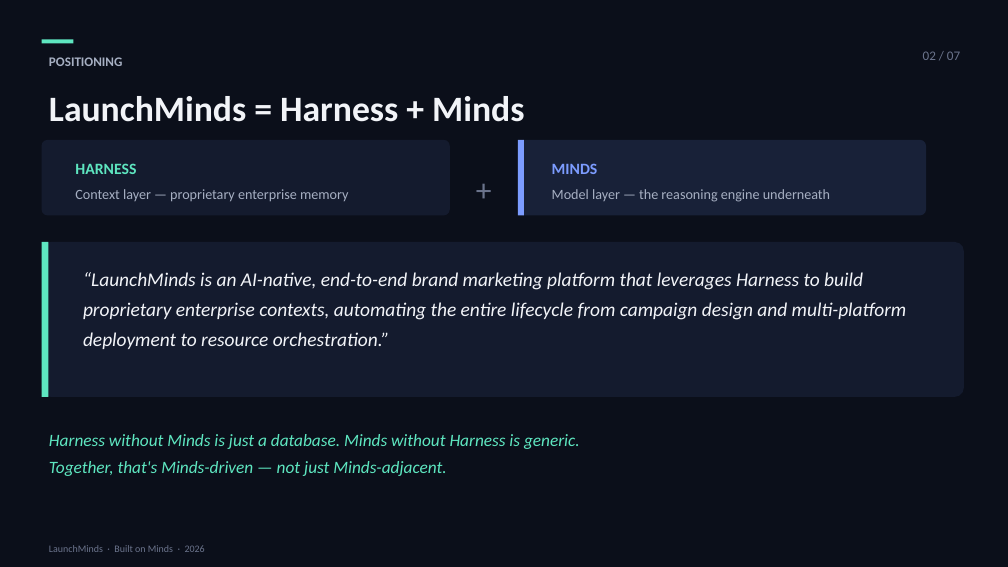
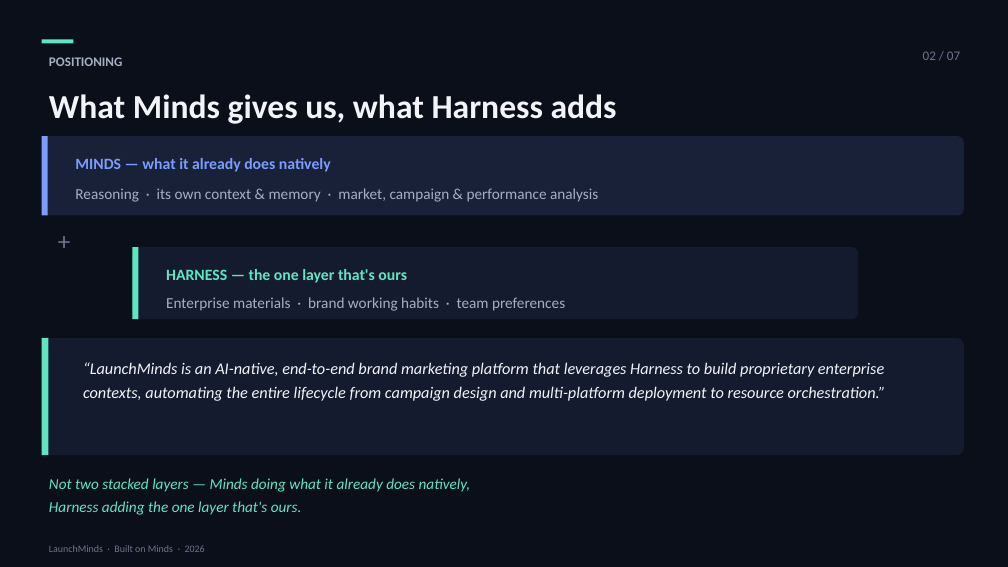
Before and after one commit to dingjoys/focus-mind, a slide deck: slide 3 of presentations/launchminds-agent-evolution-2026-08/launchminds-deck.pptx. Drawn at 1008x567 pixels with LibreOffice and Linux fonts; fonts in the diff are those of the drawing. Boxes give left, top, right and bottom in pixels: in the first picture for what was removed or moved away, otherwise in the second. Text is boxed around its words. In the diff, an @@ line names an element or a change of style, - is before the commit and + after.

```diff
--- a/presentations/launchminds-agent-evolution-2026-08/launchminds-deck.pptx
+++ b/presentations/launchminds-agent-evolution-2026-08/launchminds-deck.pptx
@@ text at (49,94,617,124): text changed; size 34 to 32 pt @@
-LaunchMinds = Harness + Minds
+What Minds gives us, what Harness adds
@@ rounded rectangle: place and size @@
-rounded rectangle at (42,140,450,216)
+rounded rectangle at (42,136,964,216)
@@ rounded rectangle at (42,136,964,216): fill #141B2E to #182138 @@
@@ rectangle: place and size @@
-rectangle at (518,140,524,216)
+rectangle at (42,136,48,216)
@@ rounded rectangle removed at (518,140,926,216) @@
@@ text removed at (75,163,136,174) @@
-HARNESS
@@ text added at (75,158,331,172), 15 pt, text #7C9CFF, bold @@
+MINDS — what it already does natively
@@ text removed at (465,161,503,199) @@
-+
@@ text removed at (552,163,598,174) @@
-MINDS
@@ text removed at (75,189,348,202) @@
-Context layer — proprietary enterprise memory
@@ text added at (75,188,598,202), 14.5 pt, text #A6AFC2 @@
+Reasoning · its own context & memory · market, campaign & performance analysis
@@ text added at (42,217,87,243), 24 pt, text #6B748C @@
++
@@ rounded rectangle: place and size @@
-rounded rectangle at (42,242,964,397)
+rounded rectangle at (132,247,858,319)
@@ rounded rectangle at (132,247,858,319): proportions changed @@
@@ rectangle added at (132,247,138,319), fill #5EE6C0 @@
@@ text at (166,269,407,283): text changed; size 13.5 to 15 pt; text colour #A6AFC2 to #5EE6C0; bold on @@
-Model layer — the reasoning engine underneath
+HARNESS — the one layer that's ours
@@ text added at (166,297,565,311), 14.5 pt, text #A6AFC2 @@
+Enterprise materials · brand working habits · team preferences
@@ rectangle: place and size @@
-rectangle at (42,242,48,397)
+rectangle at (42,338,48,455)
@@ rounded rectangle added at (42,338,964,455), fill #141B2E @@
@@ text "“LaunchMinds is an AI-native, end-to-end ...": place and size @@
-text "“LaunchMinds is an AI-native, end-to-end ..." at (83,272,907,349)
+text "“LaunchMinds is an AI-native, end-to-end ..." at (83,362,886,401)
@@ text "“LaunchMinds is an AI-native, end-to-end ..." at (83,362,886,401): size 18.5 to 15.5 pt; line spacing 1.28 to 1.25 @@
@@ text removed at (49,434,580,476) @@
-Harness without Minds is just a database. Minds without Harness is generic.
-Together, that's Minds-driven — not just Minds-adjacent.
@@ text added at (49,478,470,515), 14.5 pt, text #5EE6C0, italic @@
+Not two stacked layers — Minds doing what it already does natively,
+Harness adding the one layer that's ours.
```
Also in this commit, not shown: 1 other slide changed, 2 other files.
